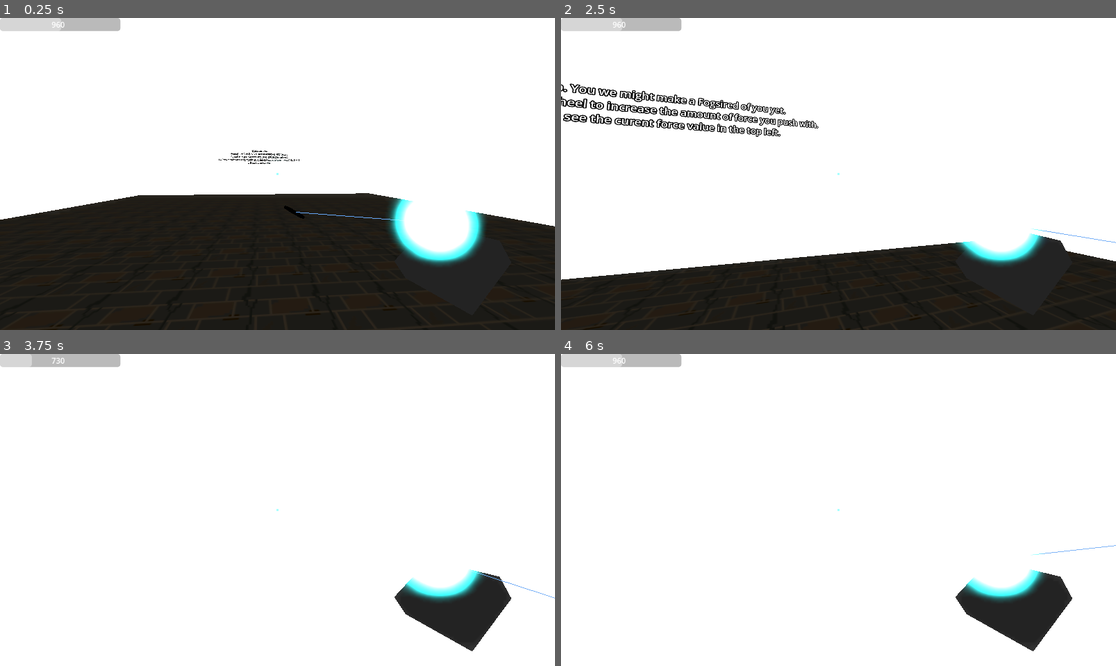
Above: before the commit, frames 1-4 (two rows, left to right).
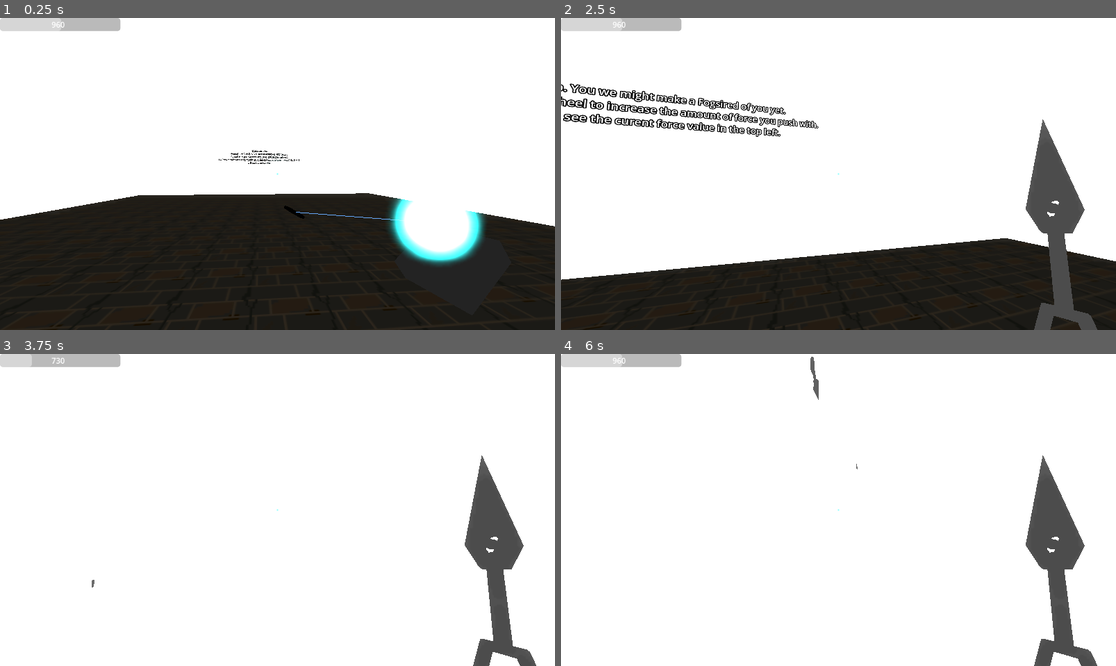
Above: after the commit, the same moments.

Repository: FronchestFry/Godotproject
Game: Godot game, scene res://level.tscn
Two runs of this game, one before a commit and one after it. Both use one fixed random seed, a clock stepped at 60 frames per second and the inputs below.
Inputs (mouse positions are in pixels of both pictures, inside the frame that each line leads up to):
- Up to frame 1 (0.25 s): no input
- Up to frame 2 (2.5 s): tap Enter at 0.5 s; move the mouse to (866, 174) at 0.52 s; press the mouse at (866, 174) at 0.53 s; hold W (Forward) from 0.53 s (still down); tap Space (Jump) at 0.77, 1.52 s; right-click (866, 174) at 0.8 s; move the mouse to (810, 174) at 1.27 s; release the mouse at (810, 174) at 1.28 s; right-click (810, 174) at 1.35 s; tap 1 (Equip Alo, bound only after the commit) at 1.55, 2.1 s; move the mouse to (849, 167) at 2.02 s; tap 2 (Equip Knives, bound only after the commit) at 2.3 s
- Up to frame 3 (3.75 s): keep holding W (Forward); move the mouse to (271, 516) at 2.77 s; tap 2 (Equip Knives, bound only after the commit) at 2.85 s; tap Space (Jump) at 3.02 s; click (271, 516) at 3.05 s; move the mouse to (316, 513) at 3.52 s; hold Right mouse button (Push) from 3.53 s (still down); tap Mouse wheel down (Alo_force_down) at 3.6 s
- Up to frame 4 (6 s): tap Space (Jump) at 3.77, 4.25, 4.52 s; move the mouse to (794, 506) at 4.27 s; release Right mouse button (Push) at 4.28 s; tap Mouse wheel up (Alo_force_up) at 4.35 s; tap 1 (Equip Alo, bound only after the commit) at 4.55 s; move the mouse to (844, 510) at 5.02 s; tap E (Pocket_unpocket) at 5.1 s; tap 2 (Equip Knives, bound only after the commit) at 5.3 s; tap Enter at 5.75 s; move the mouse to (816, 503) at 5.77 s; release W (Forward) at 5.78 s; hold D (Right) from 5.78 s (still down); click (816, 503) at 5.85 s

The runs differ from the first frame. In frame 1, less than 0.1% of the frame differs, in the area x 49-51%, y 49-51%; in frame 2, 4.6%; in frame 3, 6.2%; in frame 4, 6.3%, in the area x 44-100%, y 0-100%.

Commit message:
Add files via upload

Diff:
--- /dev/null
+++ b/Godot Project, Hackclub week 1/Projectile.gd
@@ -0,0 +1,10 @@
+extends Area3D
+
+func _ready():
+	body_entered.connect(hit)
+
+func hit(body):
+	if body.is_in_group("enemies"):
+		body.get_parent().health -= 1
+		self.get_parent().reparent(body, true)
+		self.get_parent().freeze = true
--- a/Godot Project, Hackclub week 1/alomancy_line_drawer.gd
+++ b/Godot Project, Hackclub week 1/alomancy_line_drawer.gd
@@ -2,6 +2,7 @@
 
 @export var player: Node3D
 @export var anchor: Node3D
+var orb
 
 
 
@@ -9,7 +10,7 @@
 var line_material := StandardMaterial3D.new()
 
 func _ready() -> void:
-	player = player.get_node('Neck/Head/Hand2')
+	orb = player.get_node('Neck/Head/Hand/Orb')
 	mesh = line_mesh
 
 	line_material.albedo_color = Color.AQUA
@@ -18,8 +19,12 @@
 	line_material.emission = Color.CORNFLOWER_BLUE
 
 func _process(delta: float) -> void:
-	line_mesh.clear_surfaces()
-	line_mesh.surface_begin(Mesh.PRIMITIVE_LINES, line_material)
-	line_mesh.surface_add_vertex(to_local(player.global_position))
-	line_mesh.surface_add_vertex(to_local(anchor.global_position))
-	line_mesh.surface_end()
+	if player.alo_equipped and not player.coin_pocketed:
+		self.show()
+		line_mesh.clear_surfaces()
+		line_mesh.surface_begin(Mesh.PRIMITIVE_LINES, line_material)
+		line_mesh.surface_add_vertex(to_local(orb.global_position))
+		line_mesh.surface_add_vertex(to_local(anchor.global_position))
+		line_mesh.surface_end()
+	else:
+		self.hide()
--- /dev/null
+++ b/Godot Project, Hackclub week 1/enemy.gd
@@ -0,0 +1,7 @@
+extends Node3D
+
+var health = 3
+
+func _physics_process(delta: float) -> void:
+	if health <= 0:
+		queue_free()
--- /dev/null
+++ b/Godot Project, Hackclub week 1/enemy.tscn
@@ -0,0 +1,22 @@
+[gd_scene format=3 uid="uid://d1wwi1k6570i3"]
+
+[ext_resource type="Script" uid="uid://cgp1ip1hvynu8" path="res://enemy.gd" id="1_7k104"]
+
+[sub_resource type="CylinderShape3D" id="CylinderShape3D_7xaro"]
+
+[sub_resource type="StandardMaterial3D" id="StandardMaterial3D_7xaro"]
+albedo_color = Color(0.82978576, 0, 0.18025485, 1)
+
+[sub_resource type="CylinderMesh" id="CylinderMesh_7k104"]
+material = SubResource("StandardMaterial3D_7xaro")
+
+[node name="Enemy" type="Node3D" unique_id=1576963093 groups=["enemies"]]
+script = ExtResource("1_7k104")
+
+[node name="CharacterBody3D" type="CharacterBody3D" parent="." unique_id=2032280532 groups=["enemies"]]
+
+[node name="CollisionShape3D" type="CollisionShape3D" parent="CharacterBody3D" unique_id=361824369 groups=["enemies"]]
+shape = SubResource("CylinderShape3D_7xaro")
+
+[node name="MeshInstance3D" type="MeshInstance3D" parent="CharacterBody3D/CollisionShape3D" unique_id=1872647652 groups=["enemies"]]
+mesh = SubResource("CylinderMesh_7k104")
--- a/Godot Project, Hackclub week 1/level.tscn
+++ b/Godot Project, Hackclub week 1/level.tscn
@@ -7,6 +7,7 @@
 [ext_resource type="Script" uid="uid://bwq28gw1t77dm" path="res://Tutorialtext.gd" id="5_1ainy"]
 [ext_resource type="Script" uid="uid://dyuc3w2rnnmff" path="res://alomancy_line_drawer.gd" id="5_f2txt"]
 [ext_resource type="Script" uid="uid://dkx8wowdogp5m" path="res://tuttext_2.gd" id="6_1ainy"]
+[ext_resource type="PackedScene" uid="uid://d1wwi1k6570i3" path="res://enemy.tscn" id="9_i2t4f"]
 
 [sub_resource type="StandardMaterial3D" id="StandardMaterial3D_vonw3"]
 albedo_texture = ExtResource("1_n6hdu")
@@ -34,12 +35,21 @@
 [node name="Platforms" type="Node3D" parent="." unique_id=1551751322]
 
 [node name="Runway" type="MeshInstance3D" parent="Platforms" unique_id=1187735042]
-transform = Transform3D(19.529505, 0, 0, 0, 1, 0, 0, 0, 147.28972, 0, 0, 93.29895)
+transform = Transform3D(19.529505, 0, 0, 0, 1, 0, 0, 0, 59.62329, 0, 0, 48.296547)
 mesh = SubResource("BoxMesh_oi3di")
 
 [node name="StaticBody3D" type="StaticBody3D" parent="Platforms/Runway" unique_id=1382569226]
 
 [node name="CollisionShape3D" type="CollisionShape3D" parent="Platforms/Runway/StaticBody3D" unique_id=1635055431]
+shape = SubResource("ConcavePolygonShape3D_vonw3")
+
+[node name="Runway2" type="MeshInstance3D" parent="Platforms" unique_id=1362817494]
+transform = Transform3D(19.529505, 0, 0, 0, 1, 0, 0, 0, 26.087784, 0, 0, 105.17317)
+mesh = SubResource("BoxMesh_oi3di")
+
+[node name="StaticBody3D" type="StaticBody3D" parent="Platforms/Runway2" unique_id=635220337]
+
+[node name="CollisionShape3D" type="CollisionShape3D" parent="Platforms/Runway2/StaticBody3D" unique_id=911515756]
 shape = SubResource("ConcavePolygonShape3D_vonw3")
 
 [node name="Spawn platform" type="MeshInstance3D" parent="Platforms" unique_id=518514132]
@@ -91,3 +101,16 @@
 [node name="Label3D" type="Label3D" parent="Texts" unique_id=16467916]
 transform = Transform3D(1, 0, 0, 0, 1, 0, 0, 0, 1, 0, 4, 41)
 text = "Pocket thy coin with ('E') and continue down the path"
+
+[node name="Label3D2" type="Label3D" parent="Texts" unique_id=1668730099]
+transform = Transform3D(-1, 0, 8.742278e-08, 0, 1, 0, -8.742278e-08, 0, -1, 0, 4, 63.96622)
+text = "Red creatures like this are ENEMIES.
+
+Press ('2') to equip a throwing knife, and left click to throw it.
+
+You can swap back to your powers by pressing ('1') "
+
+[node name="Enemies" type="Node3D" parent="." unique_id=1433678896]
+
+[node name="Enemy" parent="Enemies" unique_id=1576963093 instance=ExtResource("9_i2t4f")]
+transform = Transform3D(1, 0, 0, 0, 1, 0, 0, 0, 1, 0, 2.0720663, 66.814514)
--- a/Godot Project, Hackclub week 1/player.gd
+++ b/Godot Project, Hackclub week 1/player.gd
@@ -18,7 +18,11 @@
 var max_distance = 20
 var distance = 0
 var coin_pocketed = false
+var alo_equipped = true
+var knives_equipped = false
 
+
+@export var knife_scene : PackedScene
 @onready var Head = $Neck/Head
 @onready var Body = $"."
 @onready var anchor = get_parent().get_node('Anchor')
@@ -51,7 +55,7 @@
 	velocity.z = Horizontal_velocity.z
 
 	#Ironpulling
-	if Input.is_action_pressed("Pull") and not coin_pocketed:
+	if Input.is_action_pressed("Pull") and not coin_pocketed  and alo_equipped:
 		var anchor_pull_dir = Body.get_global_position() - anchor.get_global_position()
 		distance = anchor_pull_dir.length()
 		if distance > 1.5:
@@ -62,7 +66,7 @@
 			anchor.apply_central_force(force_on_anchor)
 			velocity -= force_on_anchor / player_mass * delta
 
-	elif Input.is_action_pressed("Push") and not coin_pocketed:
+	elif Input.is_action_pressed("Push") and not coin_pocketed and alo_equipped:
 		var anchor_push_dir = Body.get_global_position() - anchor.get_global_position()
 		distance = anchor_push_dir.length()
 		if distance > 1.5:
@@ -72,6 +76,14 @@
 			var force_on_anchor = -dir * force
 			anchor.apply_central_force(force_on_anchor)
 			velocity -= force_on_anchor / player_mass * delta
+
+	#Throwing Knife Loadout
+	elif Input.is_action_just_pressed("Pull") and knives_equipped:
+		var thrown_knife = knife_scene.instantiate()
+		get_tree().get_root().add_child(thrown_knife)
+		thrown_knife.global_position = $"Neck/Head/Eye dot".global_position
+		thrown_knife.global_rotation = $"Neck/Head/Eye dot".global_rotation
+		thrown_knife.linear_velocity = -Head.global_transform.basis.z * 50
 
 	#Regain dash on floor
 	if is_on_floor():
@@ -106,6 +118,18 @@
 			anchor.show()
 			get_parent().get_node('Alomancy Line Drawer').show()
 
+#Equipment changes
+	if Input.is_action_just_pressed("Equip Alo"):
+				alo_equipped = true
+				knives_equipped = false
+				$Neck/Head/Hand.show()
+				$"Neck/Head/Throwing Knife".hide()
+
+	elif Input.is_action_just_pressed("Equip Knives"):
+				alo_equipped = false
+				knives_equipped = true
+				$Neck/Head/Hand.hide()
+				$"Neck/Head/Throwing Knife".show()
 
 	move_and_slide()
 
--- a/Godot Project, Hackclub week 1/player.tscn
+++ b/Godot Project, Hackclub week 1/player.tscn
@@ -1,6 +1,8 @@
 [gd_scene format=3 uid="uid://q5ewrrojbrhf"]
 
 [ext_resource type="Script" uid="uid://c12ma08j64bma" path="res://player.gd" id="1_4flbx"]
+[ext_resource type="PackedScene" uid="uid://c2fww1wovprd6" path="res://throwing_knife.tscn" id="2_i3pqv"]
+[ext_resource type="PackedScene" uid="uid://4wv0qdfrdo8q" path="res://Throwing Knife.glb" id="2_onrkg"]
 
 [sub_resource type="CylinderShape3D" id="CylinderShape3D_sh265"]
 
@@ -20,6 +22,7 @@
 [node name="Body" type="CharacterBody3D" unique_id=1331633697]
 collision_layer = 2
 script = ExtResource("1_4flbx")
+knife_scene = ExtResource("2_i3pqv")
 
 [node name="CanvasLayer" type="CanvasLayer" parent="." unique_id=1366935357]
 
@@ -49,16 +52,23 @@
 
 [node name="Head" type="Camera3D" parent="Neck" unique_id=684461690]
 
-[node name="Hand" type="MeshInstance3D" parent="Neck/Head" unique_id=1066947396]
+[node name="Throwing Knife" parent="Neck/Head" unique_id=1338173300 instance=ExtResource("2_onrkg")]
+transform = Transform3D(0.66464585, 0.1836931, 0.12042775, -0.21374078, 0.6293118, 0.21973085, -0.050605215, -0.24540503, 0.6536173, 0.9441371, -0.60577, -0.84638935)
+visible = false
+
+[node name="Hand" type="Node3D" parent="Neck/Head" unique_id=1334704540]
 transform = Transform3D(0.23030289, -0.07299196, 0.081840254, 0.18082038, 0.10044151, 0, -0.06530376, 0.020697305, 0.28862116, 0.8077637, -0.418805, -0.97013634)
+
+[node name="Rectangle" type="MeshInstance3D" parent="Neck/Head/Hand" unique_id=1066947396]
+transform = Transform3D(0.99999994, 3.7252903e-09, -1.4901161e-08, 7.4505806e-08, 1, -2.9802322e-08, 1.4901161e-08, -7.450581e-09, 0.9999999, 0, 0, 0)
 mesh = SubResource("BoxMesh_4flbx")
 
-[node name="Hand2" type="MeshInstance3D" parent="Neck/Head" unique_id=1254274718]
-transform = Transform3D(0.15353525, -0.11597463, 0.054560173, 0.120546915, 0.15958835, 0, -0.04353584, 0.0328853, 0.1924141, 0.7097217, -0.2210086, -0.9177422)
+[node name="Orb" type="MeshInstance3D" parent="Neck/Head/Hand" unique_id=1254274718]
+transform = Transform3D(0.6666666, 1.3038516e-08, 0, 6.7055225e-08, 1.5888685, -2.9802322e-08, 0, 7.450581e-09, 0.6666666, 0.108496904, 1.7739477, 0.07887006)
 mesh = SubResource("SphereMesh_onrkg")
 
-[node name="Hand3" type="MeshInstance3D" parent="Neck/Head" unique_id=1253549904]
-transform = Transform3D(0.007676762, -0.0057987315, 0.0027280087, 0.0060273455, 0.007979417, 0, -0.002176792, 0.001644265, 0.009620705, 0, 0, -0.743884)
+[node name="Eye dot" type="MeshInstance3D" parent="Neck/Head" unique_id=1253549904]
+transform = Transform3D(0.01, 0, 0, 0, 0.01, 0, 0, 0, 0.01, 0, 0, -1.1857352)
 mesh = SubResource("SphereMesh_onrkg")
 
 [node name="RayCast3D" type="RayCast3D" parent="Neck/Head" unique_id=594635426]
--- a/Godot Project, Hackclub week 1/project.godot
+++ b/Godot Project, Hackclub week 1/project.godot
@@ -80,6 +80,16 @@
 "events": [Object(InputEventKey,"resource_local_to_scene":false,"resource_name":"","device":-1,"window_id":0,"alt_press …(192 unchanged characters)…
 ]
 }
+"Equip Alo"={
+"deadzone": 0.2,
+"events": [Object(InputEventKey,"resource_local_to_scene":false,"resource_name":"","device":-1,"window_id":0,"alt_pressed":false,"shift_pressed":false,"ctrl_pressed":false,"meta_pressed":false,"pressed":false,"keycode":0,"physical_keycode":49,"key_label":0,"unicode":49,"location":0,"echo":false,"script":null)
+]
+}
+"Equip Knives"={
+"deadzone": 0.2,
+"events": [Object(InputEventKey,"resource_local_to_scene":false,"resource_name":"","device":-1,"window_id":0,"alt_pressed":false,"shift_pressed":false,"ctrl_pressed":false,"meta_pressed":false,"pressed":false,"keycode":0,"physical_keycode":50,"key_label":0,"unicode":50,"location":0,"echo":false,"script":null)
+]
+}
 
 [physics]
 
--- /dev/null
+++ b/Godot Project, Hackclub week 1/static_enemy.tscn
@@ -0,0 +1,22 @@
+[gd_scene format=3 uid="uid://d4gsvdb46fmhb"]
+
+[ext_resource type="Script" uid="uid://cgp1ip1hvynu8" path="res://enemy.gd" id="1_muk7c"]
+
+[sub_resource type="CylinderShape3D" id="CylinderShape3D_7xaro"]
+
+[sub_resource type="StandardMaterial3D" id="StandardMaterial3D_7xaro"]
+albedo_color = Color(0.82978576, 0, 0.18025485, 1)
+
+[sub_resource type="CylinderMesh" id="CylinderMesh_7k104"]
+material = SubResource("StandardMaterial3D_7xaro")
+
+[node name="Enemy" type="Node3D" unique_id=1576963093 groups=["enemies"]]
+script = ExtResource("1_muk7c")
+
+[node name="CharacterBody3D" type="CharacterBody3D" parent="." unique_id=2032280532 groups=["enemies"]]
+
+[node name="CollisionShape3D" type="CollisionShape3D" parent="CharacterBody3D" unique_id=361824369 groups=["enemies"]]
+shape = SubResource("CylinderShape3D_7xaro")
+
+[node name="MeshInstance3D" type="MeshInstance3D" parent="CharacterBody3D/CollisionShape3D" unique_id=1872647652 groups=["enemies"]]
+mesh = SubResource("CylinderMesh_7k104")
--- /dev/null
+++ b/Godot Project, Hackclub week 1/throwing_knife.tscn
@@ -0,0 +1,37 @@
+[gd_scene format=3 uid="uid://c2fww1wovprd6"]
+
+[ext_resource type="Script" uid="uid://dsysrv1cjnj8x" path="res://Projectile.gd" id="1_31j2r"]
+[ext_resource type="PackedScene" uid="uid://4wv0qdfrdo8q" path="res://Throwing Knife.glb" id="1_ipygg"]
+
+[sub_resource type="PhysicsMaterial" id="PhysicsMaterial_31j2r"]
+bounce = 0.4
+absorbent = true
+
+[sub_resource type="BoxShape3D" id="BoxShape3D_ipygg"]
+size = Vector3(0.17053223, 1.7081013, 0.29162598)
+
+[node name="Knife" type="RigidBody3D" unique_id=1699719335]
+transform = Transform3D(1, 0, 0, 0, 1, 0, 0, 0, 1, 0, 0, -0.7730342)
+collision_layer = 128
+collision_mask = 129
+mass = 5.0
+physics_material_override = SubResource("PhysicsMaterial_31j2r")
+continuous_cd = true
+contact_monitor = true
+max_contacts_reported = 4
+linear_damp = 1.0
+
+[node name="CollisionShape3D" type="CollisionShape3D" parent="." unique_id=222155977]
+transform = Transform3D(1, 0, 0, 0, -4.371139e-08, 1, 0, -1, -4.371139e-08, 0, 4.262896e-09, 0.897648)
+shape = SubResource("BoxShape3D_ipygg")
+
+[node name="Knife Model" parent="." unique_id=1338173300 instance=ExtResource("1_ipygg")]
+transform = Transform3D(1, 0, 0, 0, -4.371139e-08, 1, 0, -1, -4.371139e-08, 0, 0, 1.4707034)
+
+[node name="Bullet Hitbox" type="Area3D" parent="." unique_id=557232997]
+transform = Transform3D(1, 0, 0, 0, 1, 0, 0, 0, 1, 0, 0, 0.4324351)
+script = ExtResource("1_31j2r")
+
+[node name="CollisionShape3D2" type="CollisionShape3D" parent="Bullet Hitbox" unique_id=1610470116]
+transform = Transform3D(1, 0, 0, 0, -4.371139e-08, 1, 0, -1, -4.371139e-08, 0, 4.0084838e-09, 0.42881948)
+shape = SubResource("BoxShape3D_ipygg")
Not shown, added: Godot Project, Hackclub week 1/Projectile.gd.uid
Binary file added: Godot Project, Hackclub week 1/Throwing Knife.glb
Not shown, added: Godot Project, Hackclub week 1/Throwing Knife.glb.import
Not shown, added: Godot Project, Hackclub week 1/Throwing Knife.mtl
Not shown, added: Godot Project, Hackclub week 1/enemy.gd.uid
